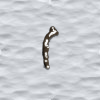
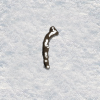
Two versions of the same layered image (100×100). Layer-by-layer changes:
painted on "Pasted Layer" over bbox(0, 0, 100, 100)
